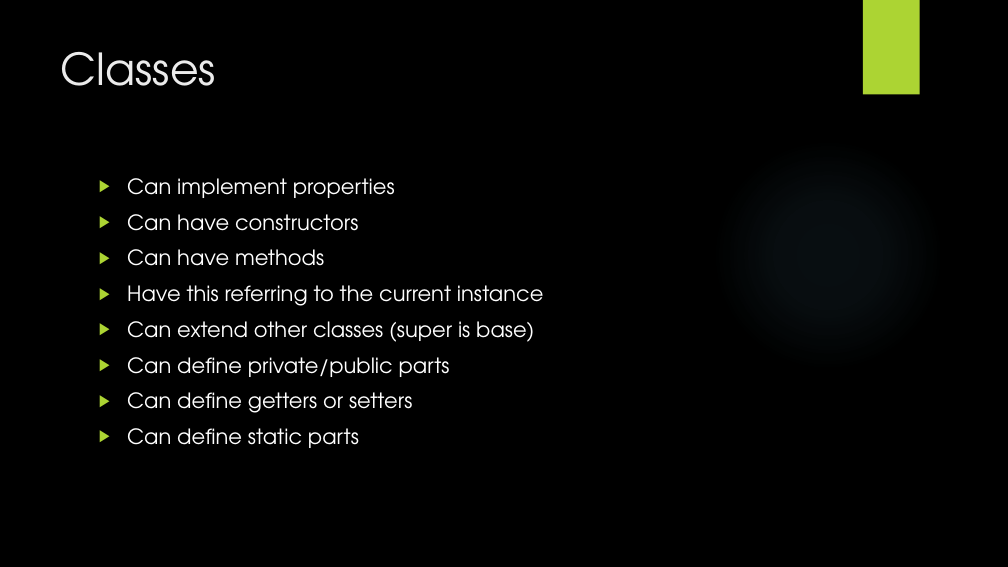
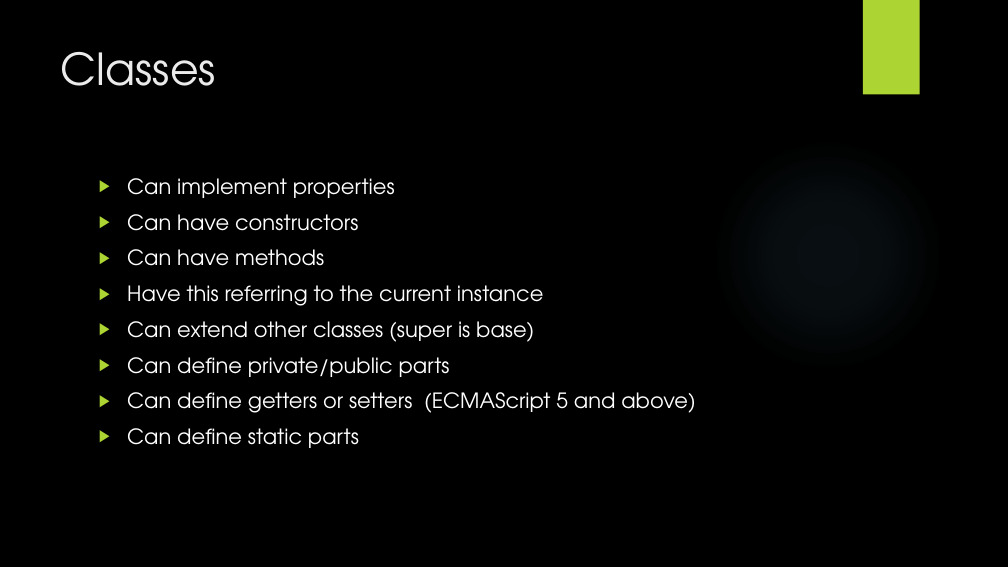
Before and after one commit to IvanPetkovPetkov/TypeScript-Template, a slide deck: slide 5 of TypeScriptFundamentals.pptx. Drawn at 1008x567 pixels with LibreOffice and Linux fonts; fonts in the diff are those of the drawing; background and template pictures are left out. Boxes give left, top, right and bottom in pixels: in the first picture for what was removed or moved away, otherwise in the second. Text is boxed around its words. In the diff, an @@ line names an element or a change of style, - is before the commit and + after.

```diff
--- a/TypeScriptFundamentals.pptx
+++ b/TypeScriptFundamentals.pptx
@@ text at <box>127,392,696,413</box>: text changed @@
-▶ Can define getters or setters
+▶ Can define getters or setters (ECMAScript 5 and above)
```
Also in this commit, not shown: 1 other slide changed, 1 other file.
